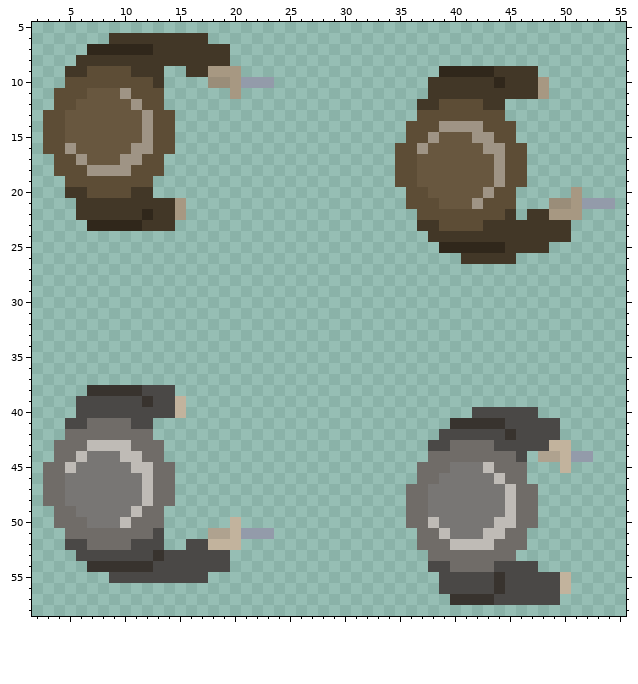
A pixel-art sprite gets an edit: Assets/Enemies/all_enemies_sheet.png. Above is the file before it was changed.
The file is 64x64 pixels. Shown: x 2..55, y 5..58.
And afterwards:
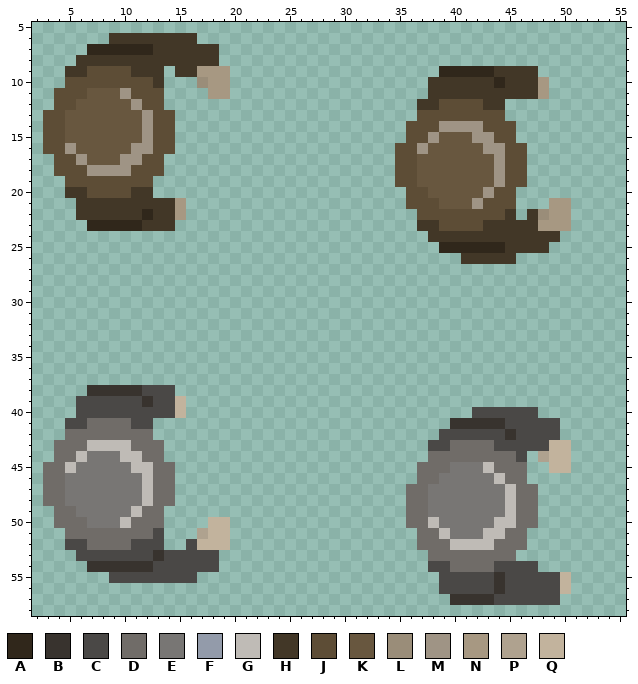
Palette (. is transparent): A #30271b  B #38332e  C #4a4846  D #706c68  E #787674  F #939baa  G #bfbbb6  H #423727  J #5d4d36  K #68573f  L #9a8d79  M #9f9485  N #a79882  P #afa28f  Q #c2b39d
Author's note on the commit: level 3 simplified
Diff:
y 6: x 17 H -> .
y 7..8: x 19 H -> .
y 9: x 15 . -> H; x 17 H -> N; x 20 N -> .
y 10: x 17..23 .LLNFFF -> LNN....
y 11: x 18..20 ..N -> NN.
y 20: x 51 N -> .
y 21: x 49..54 LLNFFF -> NN....
y 22: x 48 H -> L; x 51 N -> .
y 23: x 48..50 HHH -> NNN
y 24: x 50 H -> .
y 44: x 49 P -> Q; x 51..52 FF -> ..
y 45: x 49 . -> Q
y 50: x 18..20 ..Q -> QQ.
y 51: x 17..23 .PPQFFF -> PQQ....
y 52: x 17 C -> Q; x 20 Q -> .
y 53..54: x 19 C -> .
y 55: x 17 C -> .
